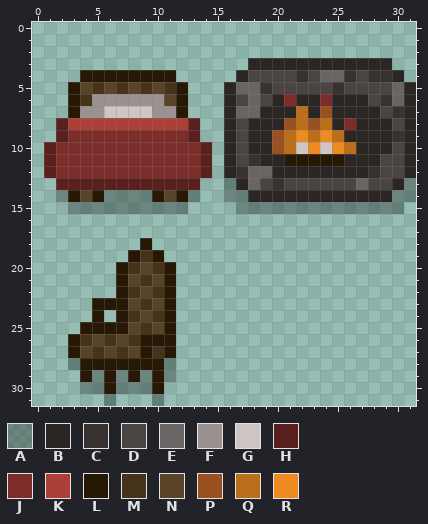
One commit to this pixel-art sprite: graphics/furniture/misc_furniture.png. The picture above was drawn from the file before the commit.
The file is 32x32 pixels.
Palette (. is transparent): A #0000004b  B #2b2523  C #383230  D #4a4543  E #6a6564  F #999290  G #cfc5c2  H #59201d  J #7c2d29  K #ad3f39  L #271806  M #47321a  N #594329  P #9a5121  Q #bd6e1a  R #ed8b21
Pixels before, first column x 1:
 3 .................BBBBBBBBBBBB..
 4 ...LLLLLLLL.....BDDDDCDEECDCCB.
 5 ..LNMNMNMNML...BEECDDDDDCDDDDEB
 6 ..LMFFFFFFNL...BDEDBJBBJBBBDCEB
 7 ..LFFGGGGFFL...BEEBBBQBPBBBBDCB
 8 .HKKKKKKKKKKH..BDBBBPQPQBJBBBDB
 9 .HJJJJJJJJJJH..BDBBPQRQRQBBBBCB
10 HJJJJJJJJJJJJH.BDBBPQGRGRQBBBDB
11 HJJJJJJJJJJJJH.BDCBBLLLLLBBBDDB
12 HJJJJJJJJJJJJH.BCEEBBBBBBBBCDDB
13 .HHHHHHHHHHHH..ABEDCDDDDDDEDDBA
14 .ALNLAAAALNLA..AABBBBBBBBBBBBAA
15 ..AAAAAAAAAA....AAAAAAAAAAAAAA.
16 ...............................
17 ...............................
18 ........L......................
19 .......LML.....................
20 ......LMNML....................
21 ......LNMNL....................
22 ......LMNML....................
23 ....LLLNMNL....................
24 ....L.LMNML....................
25 ...LLLLNMNL....................
26 ..LMNMNMLLL....................
27 ..LNMNMNLML....................
28 ..ALLLLLLLA....................
29 ...LALALALA....................
30 ...AALAAAL.....................
31 .....A...A.....................
And afterwards:
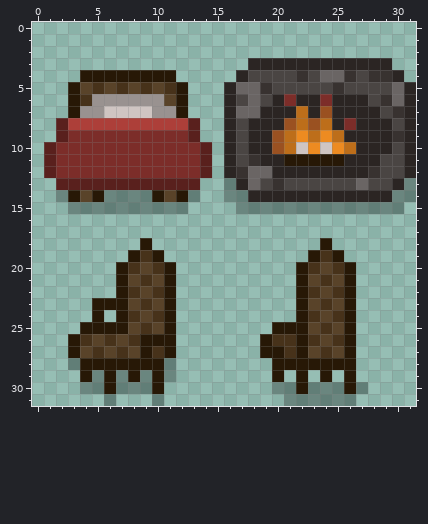
What changed:
y 18: x 24 . -> L
y 19: x 23..25 ... -> LML
y 20: x 22..26 ..... -> LMNML
y 21: x 22..26 ..... -> LNMNL
y 22: x 22..26 ..... -> LMNML
y 23: x 22..26 ..... -> LNMNL
y 24: x 22..26 ..... -> LMNML
y 25: x 20..26 ....... -> LLLNMNL
y 26: x 19..26 ........ -> LMMLMNML
y 27: x 19..26 ........ -> LLMLNMNL
y 28: x 20..26 ....... -> LLLLLLL
y 29: x 20 . -> L; x 22 . -> L; x 24 . -> L; x 26 . -> L
y 30: x 20..27 ........ -> AALAAALA
y 31: x 21..26 ...... -> AAAAAA
Boxes around the changes in both pictures, in picture pixels (x1, y1, x2, y2):
added: (260, 238, 368, 406)
